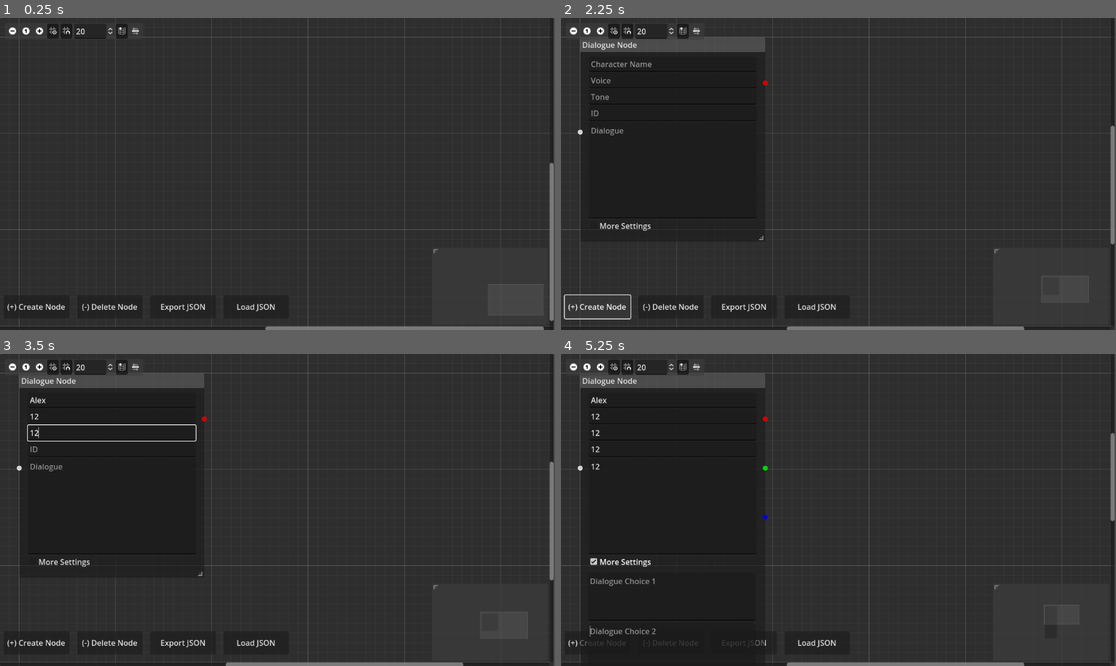
Above: before the commit, frames 1-4 (two rows, left to right).
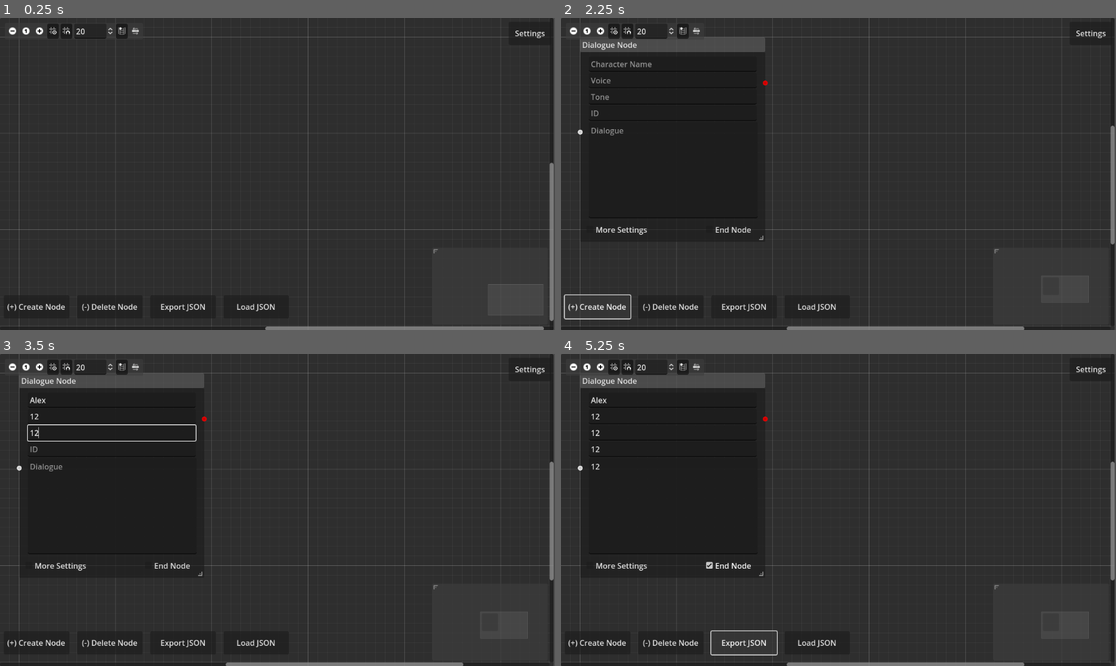
Above: after the commit, the same moments.

Repository: sineweave/Asterisks
Game: Godot game, scene res://main.tscn
Two runs of this game, one before a commit and one after it. Both use one fixed random seed, a clock stepped at 60 frames per second and the inputs below.
Inputs (mouse positions are in pixels of both pictures, inside the frame that each line leads up to):
- Up to frame 1 (0.25 s): no input
- Up to frame 2 (2.25 s): click (1088, 33) at 0.5 s, where only the run after the commit has a clickable "Settings"; click (882, 77) at 1.25 s, where only the run after the commit has a clickable "X"; click "(+) Create Node" at 2 s
- Up to frame 3 (3.5 s): click (111, 400) at 2.77 s; type "Alex" at 2.85 s; click (111, 416) at 3 s; type "12" at 3.08 s; click (111, 432) at 3.23 s; type "12" at 3.32 s
- Up to frame 4 (5.25 s): click (672, 450) at 3.52 s; type "12" at 3.6 s; click (672, 506) at 3.75 s; type "12" at 3.83 s; click (727, 566) at 4.25 s, where only the run after the commit has a clickable "End Node"; click "Export JSON" at 5 s

The runs differ from the first frame. In frame 1, less than 0.1% of the frame differs, in the area x 91-99%, y 4-7%; in frame 2, 0.3%; in frame 3, 0.3%; in frame 4, 2.2%, in the area x 3-100%, y 4-99%.
Error before the commit: Trying to assign value of type 'String' to a variable of type 'int'. (res://node.gd:68)

Commit message:
Added settings panel and custom extensions for dialogue jsons, added "end" variable for dialogue nodes, fixed crash with ID being a non integer value

Diff:
--- a/Node.tscn
+++ b/Node.tscn
@@ -88,10 +88,10 @@
 placeholder_text = "ID"
 
 [node name="Dialogue" type="TextEdit" parent="Options"]
-custom_minimum_size = Vector2(0, 200)
+custom_minimum_size = Vector2(0, 184)
 layout_mode = 2
 offset_top = 133.0
-offset_right = 348.0
+offset_right = 350.0
 offset_bottom = 333.0
 placeholder_text = "Dialogue"
 
@@ -128,11 +128,20 @@
 
 [node name="extraSettings" type="CheckBox" parent="Options"]
 layout_mode = 2
-offset_left = -2.0
-offset_top = 333.0
-offset_right = 346.0
-offset_bottom = 364.0
+offset_left = -10.0
+offset_top = 341.0
+offset_right = 125.0
+offset_bottom = 372.0
 text = "More Settings
+"
+
+[node name="end" type="CheckBox" parent="Options"]
+layout_mode = 2
+offset_left = 238.0
+offset_top = 341.0
+offset_right = 341.0
+offset_bottom = 372.0
+text = "End Node
 "
 
 [node name="option1" type="TextEdit" parent="Options"]
@@ -191,3 +200,4 @@
 [connection signal="text_changed" from="Options/startFunctions" to="." method="_on_start_functions_text_changed"]
 [connection signal="text_changed" from="Options/talkFunctions" to="." method="_on_talk_functions_text_changed"]
 [connection signal="text_changed" from="Options/endFunctions" to="." method="_on_end_functions_text_changed"]
+[connection signal="toggled" from="Options/end" to="." method="_on_end_toggled"]
--- a/main.gd
+++ b/main.gd
@@ -1,6 +1,10 @@
 extends Control
 var graphNode = preload("res://Node.tscn")
 var connections : Array = []
+
+# User controlled variables
+var customExtensions : Array = []
+
 func _on_graph_edit_connection_request(from_node, from_port, to_node, to_port):
 	var fromNode = $GraphEdit.get_node(NodePath(from_node))
 	var toNode = $GraphEdit.get_node(NodePath(to_node))
@@ -64,7 +68,8 @@
 func loadJson():
 	var dictionary : Dictionary = {}
 	var file : FileAccess = FileAccess.open($FileLoader.current_path,FileAccess.READ)
-	if file == null or $FileLoader.current_path.get_extension() != "json":
+	if file == null or $FileLoader.current_path.get_extension() != "json" and not customExtensions.has($FileLoader.current_path.get_extension()):
+		# second condition compares against anything inside of the custom file extensions array. Users can edit this array to add their custom file types to it
 		printerr("Error opening file. Did you load a .json just now? ",FileAccess.get_open_error())
 		return
 	else:
@@ -77,6 +82,9 @@
 	for i in dictionary["nodes"]:
 		var node = graphNode.instantiate()
 		node.name = i["editor_name"]
+		node.end = i["end"]
+		if i["end"]:
+			node.get_node("Options/end").button_pressed = true
 		node.get_node("Options/characterName").text = i["npc"]
 		node.get_node("Options/voice").text = i["voice"]
 		node.get_node("Options/tone").text = i["tone"]
@@ -129,3 +137,18 @@
 
 		result += ("\n" + i["action"] + "(" + args + ")")
 	return(result)
+
+
+func _on_exit_settings_pressed():
+	$settings.hide()
+
+
+
+func _on_settings_button_pressed():
+	$settings.show()
+
+
+
+
+func _on_extensions_text_changed():
+	customExtensions = ($settings/extensions.text).split(",")
--- a/main.tscn
+++ b/main.tscn
@@ -56,6 +56,48 @@
 file_mode = 0
 access = 2
 
+[node name="settingsButton" type="Button" parent="."]
+layout_mode = 0
+offset_left = 1056.0
+offset_top = 8.0
+offset_right = 1144.0
+offset_bottom = 56.0
+text = "Settings"
+
+[node name="settings" type="Panel" parent="."]
+visible = false
+layout_mode = 0
+offset_left = 416.0
+offset_top = 104.0
+offset_right = 688.0
+offset_bottom = 472.0
+
+[node name="settingsLabel" type="RichTextLabel" parent="settings"]
+layout_mode = 0
+offset_right = 272.0
+offset_bottom = 40.0
+bbcode_enabled = true
+text = "[center]Settings"
+
+[node name="extensions" type="TextEdit" parent="settings"]
+layout_mode = 0
+offset_left = 8.0
+offset_top = 40.0
+offset_right = 264.0
+offset_bottom = 176.0
+placeholder_text = "Custom file extensions
+(write in lowercase with no
+period, separate by ,)
+Example: dialog,asterisks,"
+
+[node name="exitSettings" type="Button" parent="settings"]
+layout_mode = 0
+offset_left = 241.0
+offset_top = 4.0
+offset_right = 265.0
+offset_bottom = 36.0
+text = "X"
+
 [connection signal="connection_from_empty" from="GraphEdit" to="." method="_on_graph_edit_connection_from_empty"]
 [connection signal="connection_request" from="GraphEdit" to="." method="_on_graph_edit_connection_request"]
 [connection signal="connection_to_empty" from="GraphEdit" to="." method="_on_graph_edit_connection_to_empty"]
@@ -66,3 +108,6 @@
 [connection signal="canceled" from="FileLoader" to="." method="_on_file_loader_canceled"]
 [connection signal="confirmed" from="FileLoader" to="." method="_on_file_loader_confirmed"]
 [connection signal="file_selected" from="FileLoader" to="." method="_on_file_loader_file_selected"]
+[connection signal="pressed" from="settingsButton" to="." method="_on_settings_button_pressed"]
+[connection signal="text_changed" from="settings/extensions" to="." method="_on_extensions_text_changed"]
+[connection signal="pressed" from="settings/exitSettings" to="." method="_on_exit_settings_pressed"]
--- a/node.gd
+++ b/node.gd
@@ -15,6 +15,7 @@
 	# Option 2: ID
 	# Option 3 : ID
 }
+var end : bool = false
 
 
 func _process(delta):
@@ -65,7 +66,8 @@
 	tone = new_text
 
 func _on_id_text_changed(new_text):
-	ID = new_text
+	if new_text.is_valid_int():
+		ID = int(new_text)
 
 func _on_dialogue_text_changed():
 	dialogue = $Options/Dialogue.text
@@ -133,3 +135,8 @@
 					continuity[$Options/option2.text] = get_parent().get_node(NodePath(i["to_node"])).ID
 				2:
 					continuity[$Options/option3.text] = get_parent().get_node(NodePath(i["to_node"])).ID
+
+
+
+func _on_end_toggled(toggled_on):
+	end = toggled_on
